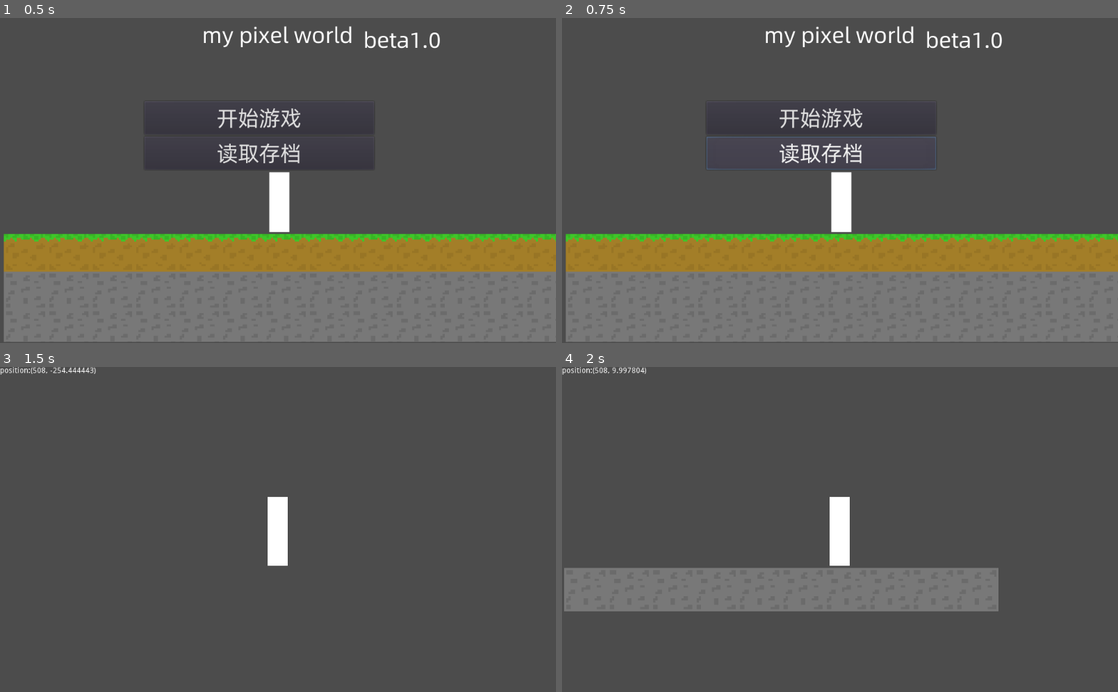
Above: before the commit, frames 1-4 (two rows, left to right).
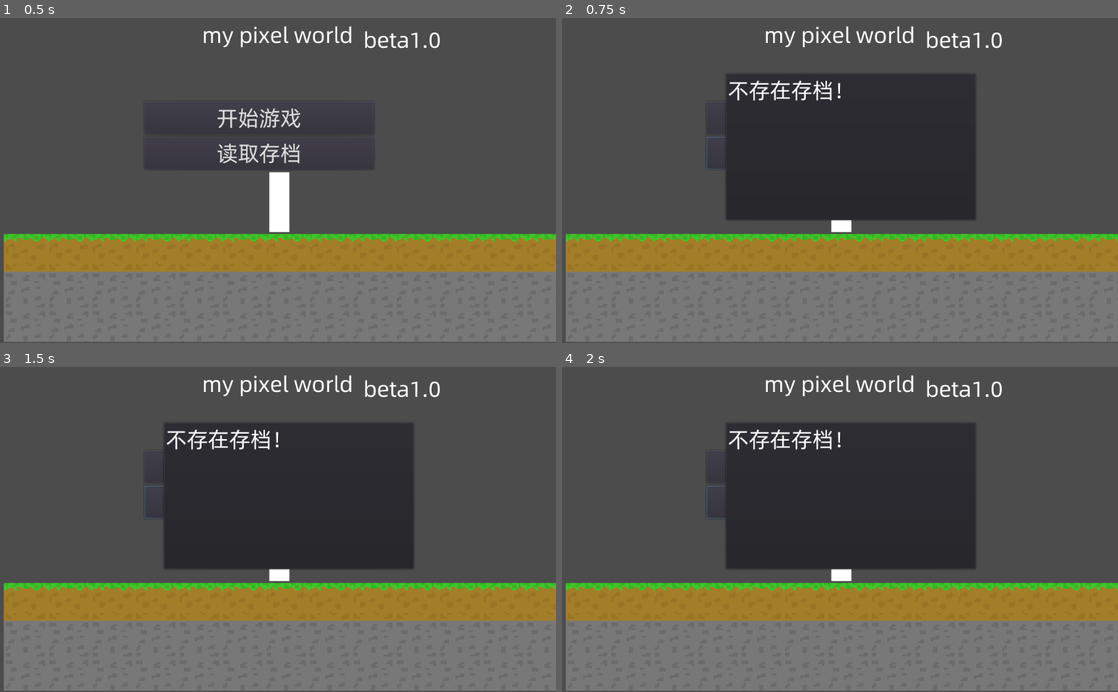
Above: after the commit, the same moments.

Repository: 2439905184/minecraft2d-godot
Game: Godot game, scene res://Menu.tscn
Same seed, same stepped clock (60 frames per second), same inputs: the game is played once before the commit and once after it.
Inputs:
- Up to frame 1 (0.5 s): no input
- Up to frame 2 (0.75 s): click "读取存档" at 0.5 s
- Up to frame 3 (1.5 s): click "开始游戏" at 1.25 s
- Up to frame 4 (2 s): no input

Frame 1 is identical in both runs. In frame 2, 16% of the frame differs, in the area x 29-75%, y 17-63%; in frame 3, 54%; in frame 4, 57%, in the area x 0-100%, y 0-100%.

Commit message:
✨ feat: 完成了存档读档功能

Diff:
--- a/Globals.gd
+++ b/Globals.gd
@@ -1,3 +1,6 @@
 extends Node
 
 var Block = load("res://Block.tscn")
+const game_dat_path = "user://data.json"
+# [{block_id:1, position:(0, 1)}, {block_id:1, position:(1, 1)}, {block_id:1, position:(2, 1)}, {block_id:1, position:(3, 1)}, {block_id:1, position:(8, 1)}, {block_id:1, position:(9, 1)}]
+var gameData
--- a/Main.gd
+++ b/Main.gd
@@ -1,7 +1,11 @@
 extends Node2D
 
 func _ready():
-
+	if Globals.gameData != null:
+#		print_debug(Globals.gameData)
+		$TileMap.gen_with_data(Globals.gameData)
+	else:
+		$TileMap.gen_world()
 	pass
 
 func _process(delta):
@@ -16,6 +20,10 @@
 
 func _on_menu_save_pressed():
 	var data =$TileMap.get_tilemap_data()
-	print(data)
-#	get_tree().change_scene("res://Menu.tscn")
+#	print_debug(data)
+	var file = File.new()
+	file.open(Globals.game_dat_path,File.WRITE_READ)
+	var d = to_json(data)
+	file.store_string(d)
+	get_tree().change_scene("res://Menu.tscn")
 	pass
--- a/Map.gd
+++ b/Map.gd
@@ -6,15 +6,22 @@
 const grass_id = 0
 const stone_id = 1
 
-var data = []
-var tile_data = {
-	"position":Vector2(0,0),
-	"block_id":0
-}
+
+
 func _ready():
-
-	gen_world()
-#	get_tilemap_data()
+	#gen_world()
+	pass
+# p_string (0,1)
+func make_vec_string_into_vec(p_string):
+	var parts = p_string.split(",")
+	var x = parts[0][1].to_int()
+	var y = parts[1][1].to_int()
+	return Vector2(x, y)
+	pass
+func gen_with_data(data):
+	for info in data:
+		var vec = make_vec_string_into_vec(info.position)
+		set_cellv(vec,info.block_id)
 	pass
 func gen_world():
 	for x in world_width:
@@ -31,12 +38,19 @@
 	set_cellv(cell_pos,-1)
 	pass
 
+var data = []
+
 func get_tilemap_data():
 #	在哪些位置放置了图块
 	var cell_pos = get_used_cells()
-	var stone_pos_array = get_used_cells_by_id(stone_id)
-	for pos in stone_pos_array:
-		tile_data.position = pos
-		tile_data.block_id = stone_id
-		data.append(tile_data)
+#	print(cell_pos)
+	for pos in cell_pos:
+		var id = get_cellv(pos)
+		var tile = {
+	"position":Vector2(0,0),
+	"block_id":0
+	}
+		tile.position = pos
+		tile.block_id = id
+		data.append(tile)
 	return data
--- a/Menu.tscn
+++ b/Menu.tscn
@@ -49,4 +49,19 @@
 custom_fonts/font = ExtResource( 1 )
 text = "读取存档"
 
+[node name="PopupPanel" type="PopupPanel" parent="."]
+margin_left = 301.0
+margin_top = 102.0
+margin_right = 763.0
+margin_bottom = 374.0
+
+[node name="Label" type="Label" parent="PopupPanel"]
+margin_left = 110.0
+margin_top = 89.0
+margin_right = 150.0
+margin_bottom = 103.0
+custom_fonts/font = ExtResource( 1 )
+text = "不存在存档！"
+
 [connection signal="pressed" from="VBoxContainer/play" to="." method="_on_play_pressed"]
+[connection signal="pressed" from="VBoxContainer/read" to="." method="_on_read_pressed"]
--- a/script/Menu.gd
+++ b/script/Menu.gd
@@ -3,4 +3,19 @@
 
 func _on_play_pressed():
 	get_tree().change_scene("res://Main.tscn")
-	pass # Replace with function body.
+	pass
+
+
+func _on_read_pressed():
+	var file = File.new()
+	if not file.file_exists(Globals.game_dat_path):
+		$PopupPanel.popup()
+	else:
+		file.open(Globals.game_dat_path,File.READ)
+		var d = file.get_as_text()
+		var data_json = parse_json(d)
+		Globals.gameData = data_json
+#		print_debug(data_json)
+#		print_debug(Globals.gameData)
+		get_tree().change_scene("res://Main.tscn")
+	pass
--- /dev/null
+++ b/script/gameData.gd
@@ -0,0 +1,16 @@
+extends Node
+
+
+# Declare member variables here. Examples:
+# var a = 2
+# var b = "text"
+
+
+# Called when the node enters the scene tree for the first time.
+func _ready():
+	pass # Replace with function body.
+
+
+# Called every frame. 'delta' is the elapsed time since the previous frame.
+#func _process(delta):
+#	pass
